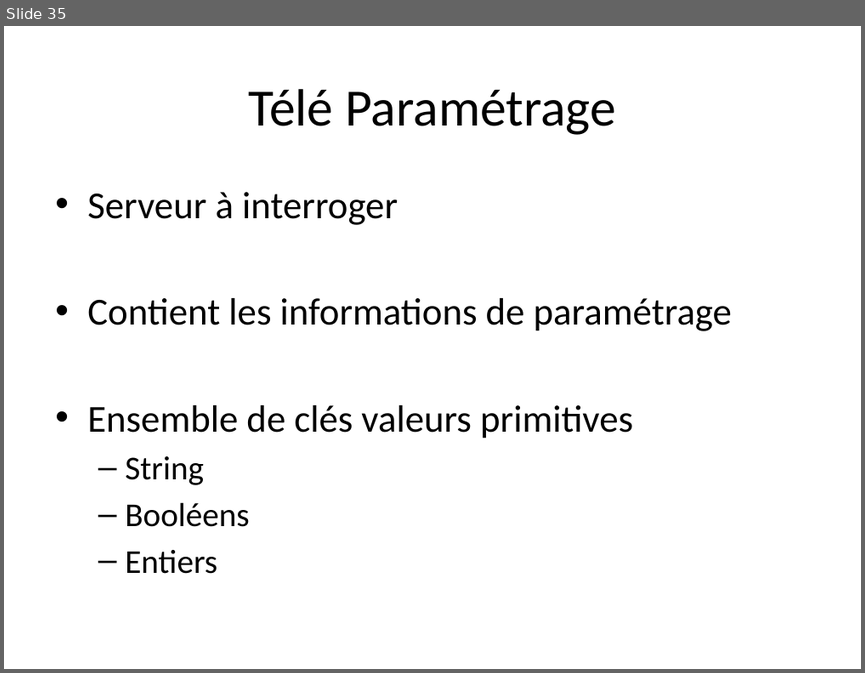
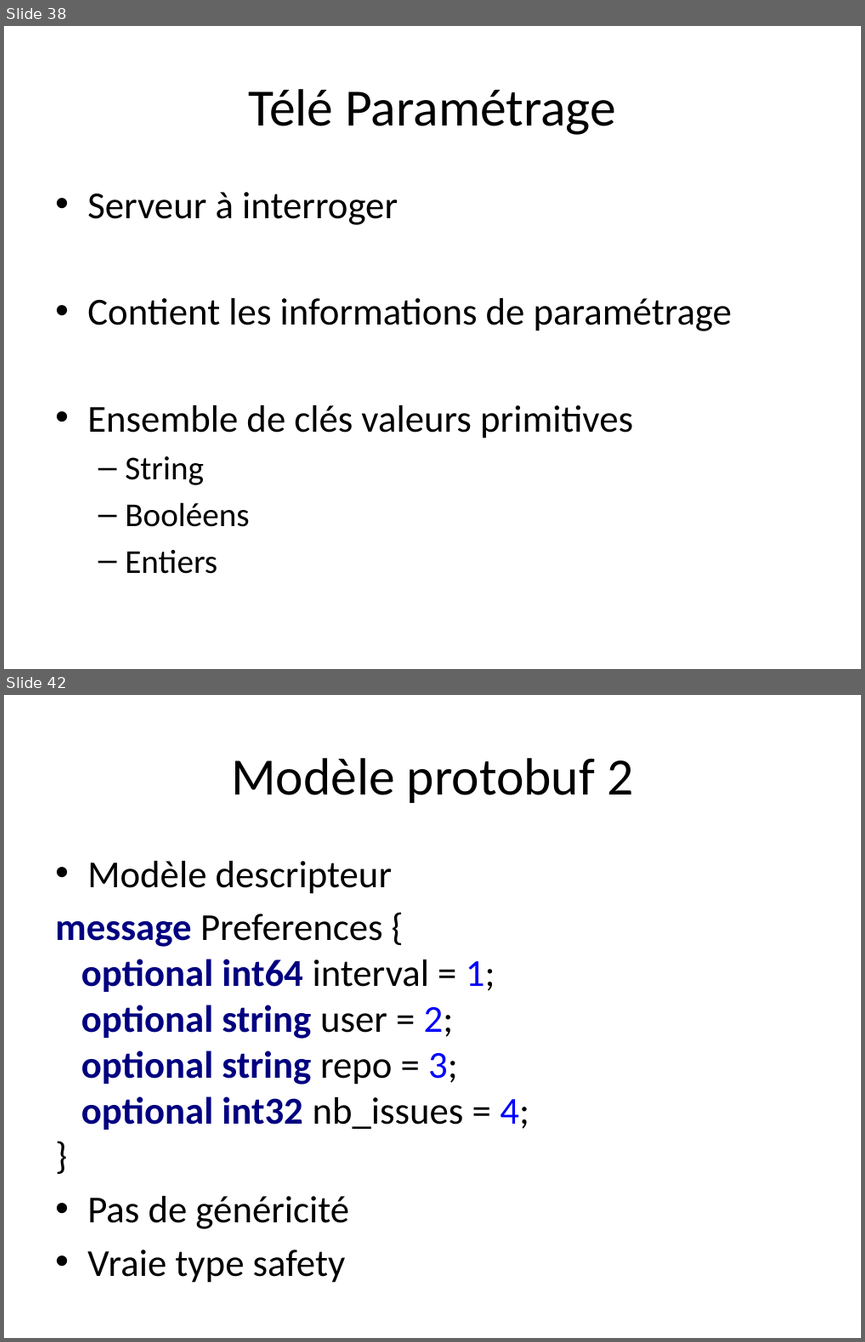
Before and after one commit to TheCopycat/protobuf-powered-android, a slide deck: protobuf-powered.pptx. Shown one above the other, each under a label of ours: slide 35 before the commit, slides 38 and 42 after it; the slides between them are not shown. The pictures are 865x673 and 865x1342 pixels, drawn with LibreOffice and Linux fonts; fonts in the diff are those of the drawing. Boxes give left, top, right and bottom in pixels: in the first picture for what was removed or moved away, otherwise in the second. Text is boxed around its words. In the diff, an @@ line names an element or a change of style, - is before the commit and + after.

```diff
--- a/protobuf-powered.pptx
+++ b/protobuf-powered.pptx
@@ slide 42 added at (4,695,861,1338), background #FFFFFF @@
@@ title added at (231,758,633,803), 44 pt, text #000000 @@
+Modèle protobuf 2
@@ text added at (55,861,529,1282), 32 pt, text #000000 @@
+• Modèle descripteur
+message Preferences {
+optional int64 interval = 1;
+optional string user = 2;
+optional string repo = 3;
+optional int32 nb_issues = 4;
+}
+• Pas de généricité
+• Vraie type safety
@@ what was slide 35 is now slide 38 @@
```
Also in this commit, not shown: 3 slides changed, 11 other slides added, 3 slides removed.
